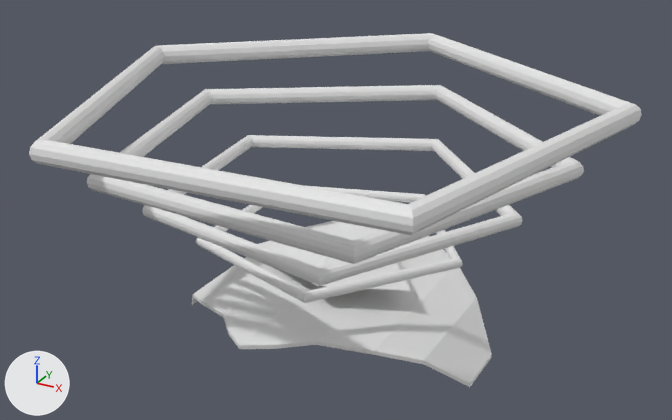
A saved change to the OBJ model Assets/Models/RightShoulder/epaule_0003.obj.
Both versions are drawn from a 50 mm camera at (0.453, -0.82, 0.492) aimed at (-0.01, 0.022, 0.072). Every picture has the same lights, and +X, +Y and +Z are marked at lower left. Where no turn or scale is listed for an object, it has been applied to the vertices.

In view in the first picture: 'epaule_0003'.
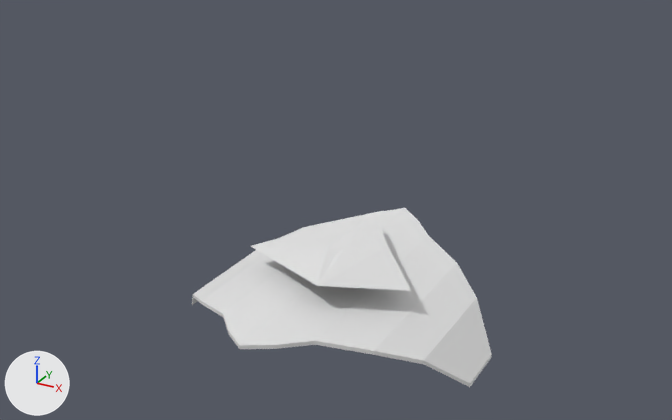
Location of each change, [x1, y1, x2, y2] in pixels of the pictures (672 x 420 px):
```json
{"object": "epaule_0003", "change": "reshaped", "before": [29, 33, 642, 387], "after": [192, 208, 492, 387], "on screen": "51% narrower, 49% shorter"}
{"part": 1, "of": "me_epaule_0003", "change": "deleted", "before": [196, 186, 463, 303]}
{"part": 2, "of": "me_epaule_0003", "change": "deleted", "before": [29, 33, 642, 235]}
{"part": 3, "of": "me_epaule_0003", "change": "deleted", "before": [142, 135, 523, 286]}
{"part": 4, "of": "me_epaule_0003", "change": "deleted", "before": [87, 85, 584, 264]}
```

Edits to the scene script, one JSON object a line:
```json
{"block": "me_epaule_0003", "where": "me_epaule_0003.from_pydata(...)  # 412 vertices, 412 faces; spans x -0.302..0.29, y -0.264..0.311, z -0.07..0.215"}
{"block": "me_epaule_0003", "where": "# used by ob_epaule_0003; location = (0.0, 0.0, 0.0)"}
{"block": "me_epaule_0003", "change": "me_epaule_0003 part 1: the loose piece of 60 vertices spanning x -0.123..0.152, y -0.145..0.145, z 0.047..0.059 is deleted"}
{"block": "me_epaule_0003", "change": "me_epaule_0003 part 2: the loose piece of 60 vertices spanning x -0.302..0.29, y -0.264..0.311, z 0.191..0.215 is deleted"}
{"block": "me_epaule_0003", "change": "me_epaule_0003 part 3: the loose piece of 60 vertices spanning x -0.18..0.204, y -0.186..0.202, z 0.095..0.111 is deleted"}
{"block": "me_epaule_0003", "change": "me_epaule_0003 part 4: the loose piece of 60 vertices spanning x -0.241..0.25, y -0.218..0.258, z 0.143..0.163 is deleted"}
```
